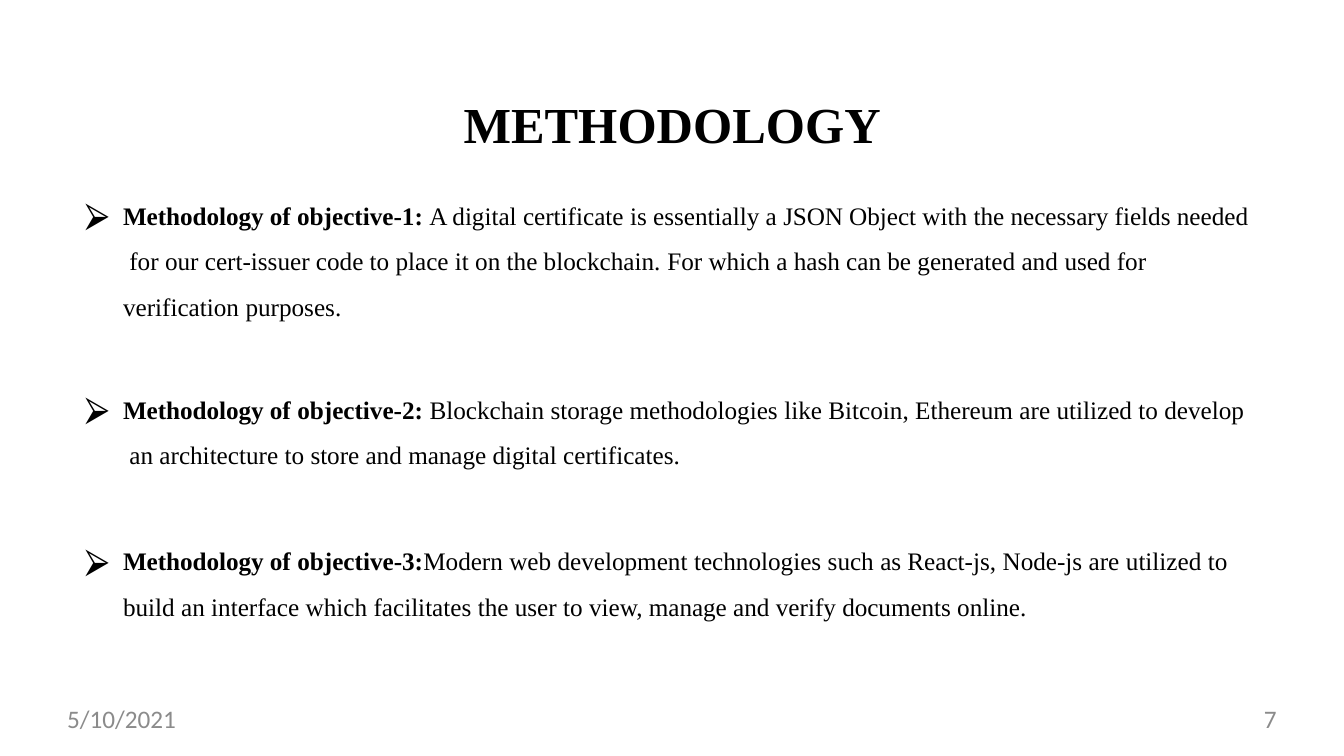
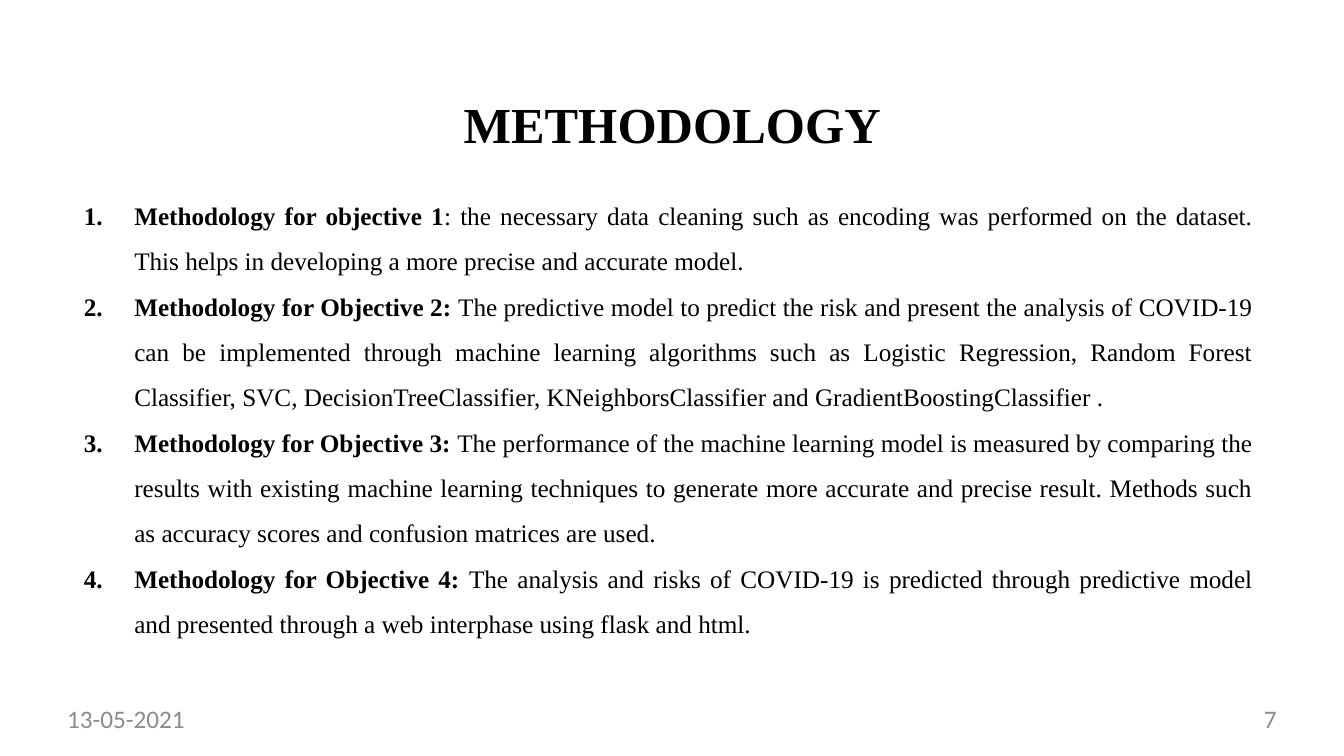
Before and after one commit to vikasbalu/Covid19_RiskCalc, a slide deck: slide 7 of presentation/Project Presentaion.pptx. Drawn at 1344x756 pixels with LibreOffice and Linux fonts; fonts in the diff are those of the drawing. Boxes give left, top, right and bottom in pixels: in the first picture for what was removed or moved away, otherwise in the second. Text is boxed around its words. In the diff, an @@ line names an element or a change of style, - is before the commit and + after.

```diff
--- a/presentation/Project Presentaion.pptx
+++ b/presentation/Project Presentaion.pptx
@@ text at (x1=134, y1=207, x2=1252, y2=639): text changed @@
-⮚ Methodology of objective-1: A digital certificate is essentially a JSON Object with the necessary fields needed for our cert-issuer code to place it on the blockchain. For which a hash can be generated and used for verification purposes.
-⮚ Methodology of objective-2: Blockchain storage methodologies like Bitcoin, Ethereum are utilized to develop an architecture to store and manage digital certificates.
-⮚ Methodology of objective-3:Modern web development technologies such as React-js, Node-js are utilized to
-build an interface which facilitates the user to view, manage and verify documents online.
+1. Methodology for objective 1: the necessary data cleaning such as encoding was performed on the dataset. This helps in developing a more precise and accurate model.
+2. Methodology for Objective 2: The predictive model to predict the risk and present the analysis of COVID-19 can be implemented through machine learning algorithms such as Logistic Regression, Random Forest Classifier, SVC, DecisionTreeClassifier, KNeighborsClassifier and GradientBoostingClassifier .
+3. Methodology for Objective 3: The performance of the machine learning model is measured by comparing the results with existing machine learning techniques to generate more accurate and precise result. Methods such as accuracy scores and confusion matrices are used.
+4. Methodology for Objective 4: The analysis and risks of COVID-19 is predicted through predictive model and presented through a web interphase using flask and html.
@@ text at (x1=67, y1=712, x2=184, y2=728): text changed @@
-5/10/2021
+13-05-2021
```
Also in this commit, not shown: 22 other slides changed, 4 slides added, 6 slides removed.
